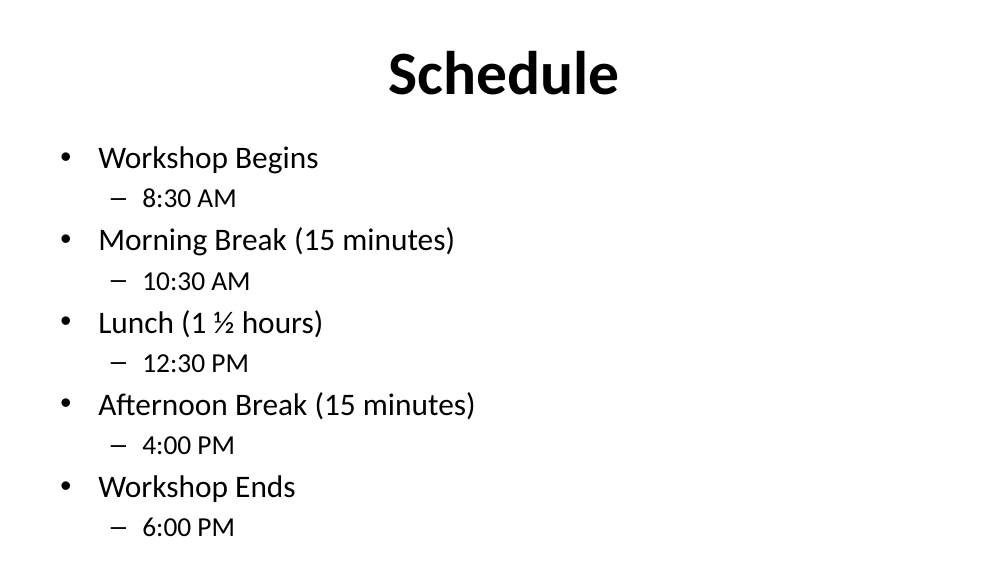
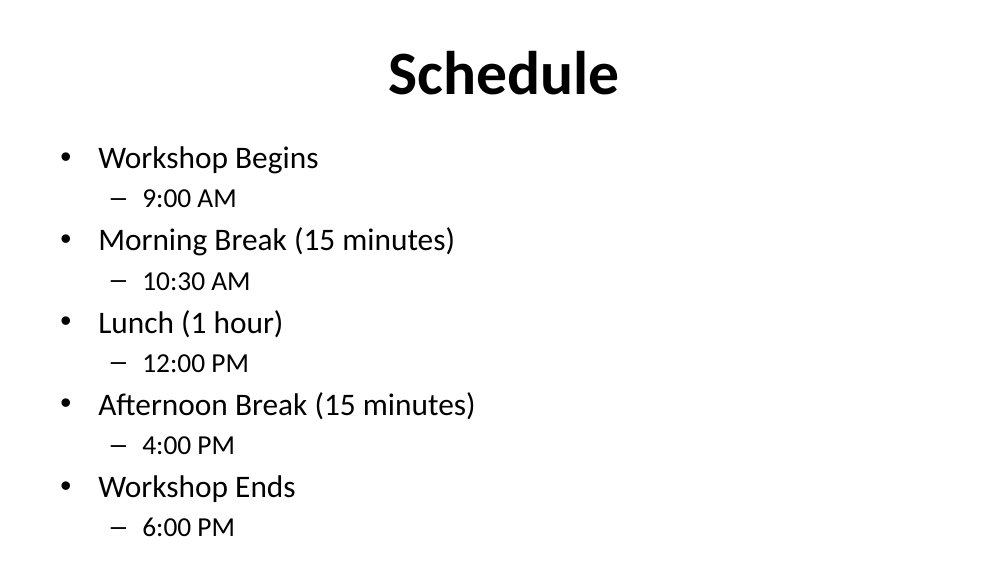
Before and after one commit to lennilobel/sql2022-workshop-hol-vegas2025, a slide deck: slide 4 of Hands-on Lab - SQL Server 2022 for Developers (Vegas2025).pptx. Drawn at 1008x567 pixels with LibreOffice and Linux fonts; fonts in the diff are those of the drawing; background and template pictures are left out. Boxes give left, top, right and bottom in pixels: in the first picture for what was removed or moved away, otherwise in the second. Text is boxed around its words. In the diff, an @@ line names an element or a change of style, - is before the commit and + after.

```diff
--- a/Hands-on Lab - SQL Server 2022 for Developers (Vegas2025).pptx
+++ b/Hands-on Lab - SQL Server 2022 for Developers (Vegas2025).pptx
@@ text at [142, 189, 236, 208]: text changed @@
-  – 8:30 AM
+  – 9:00 AM
@@ text at [98, 310, 284, 372]: text changed @@
-• Lunch (1 ½ hours)
-  – 12:30 PM
+• Lunch (1 hour)
+  – 12:00 PM
```
Also in this commit, not shown: 4 other slides changed, 9 slides added, 11 slides removed.
